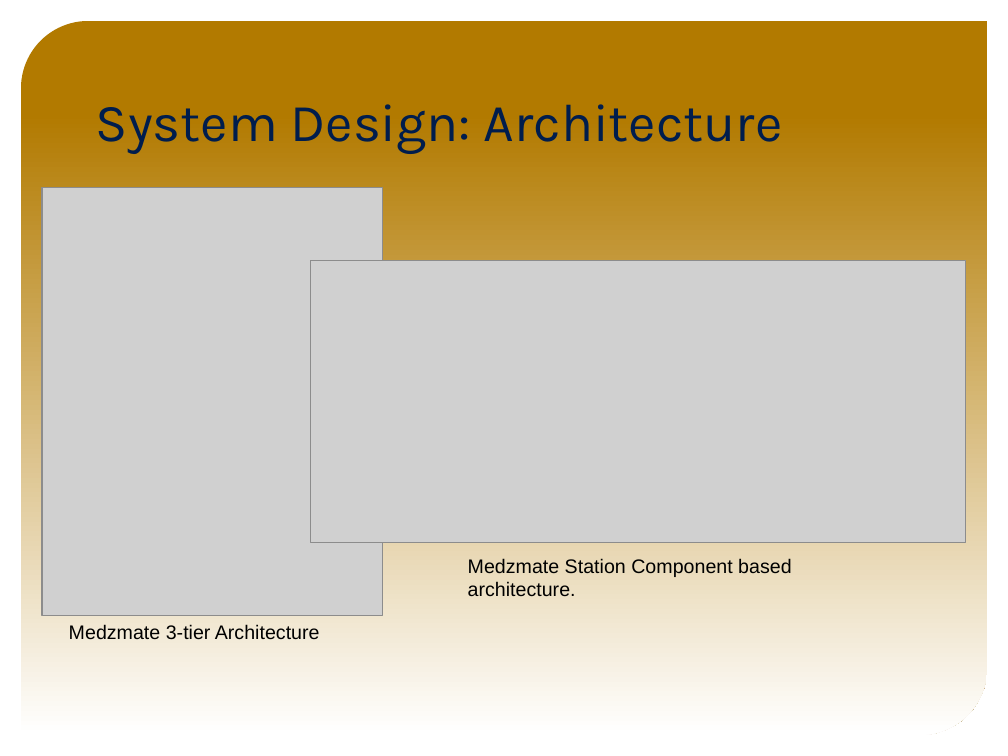
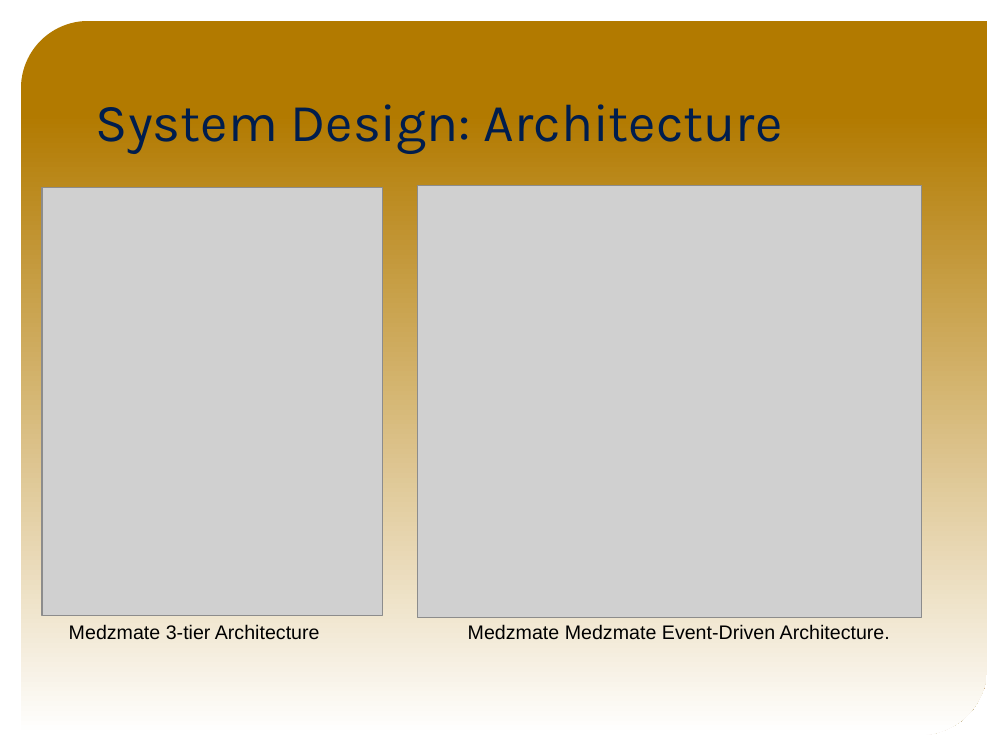
Before and after one commit to FIU-SCIS-Senior-Projects/Medzmate, a slide deck: slide 9 of Presentation Slides/pedro-montero-finalpresentation.pptx (slide 10 before the commit). Drawn at 1008x756 pixels with LibreOffice and Linux fonts; fonts in the diff are those of the drawing; grey boxes stand for pictures; background and template pictures are left out. Boxes give left, top, right and bottom in pixels: in the first picture for what was removed or moved away, otherwise in the second. Text is boxed around its words. In the diff, an @@ line names an element or a change of style, - is before the commit and + after.

```diff
--- a/Presentation Slides/pedro-montero-finalpresentation.pptx
+++ b/Presentation Slides/pedro-montero-finalpresentation.pptx
@@ picture: place and size @@
-picture at (310, 260, 966, 543)
+picture at (418, 185, 922, 618)
@@ text at (468, 624, 890, 640): text changed @@
-Medzmate Station Component based architecture.
+Medzmate Medzmate Event-Driven Architecture.
```
Also in this commit, not shown: 6 other slides changed, 2 slides added, 1 slide removed, 1 other file.
